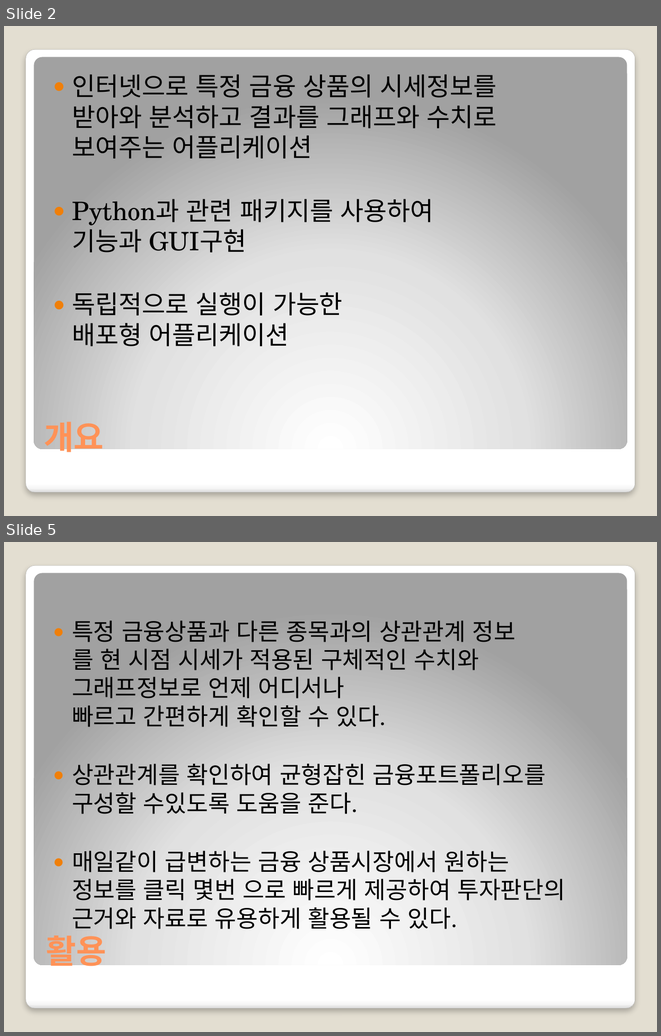
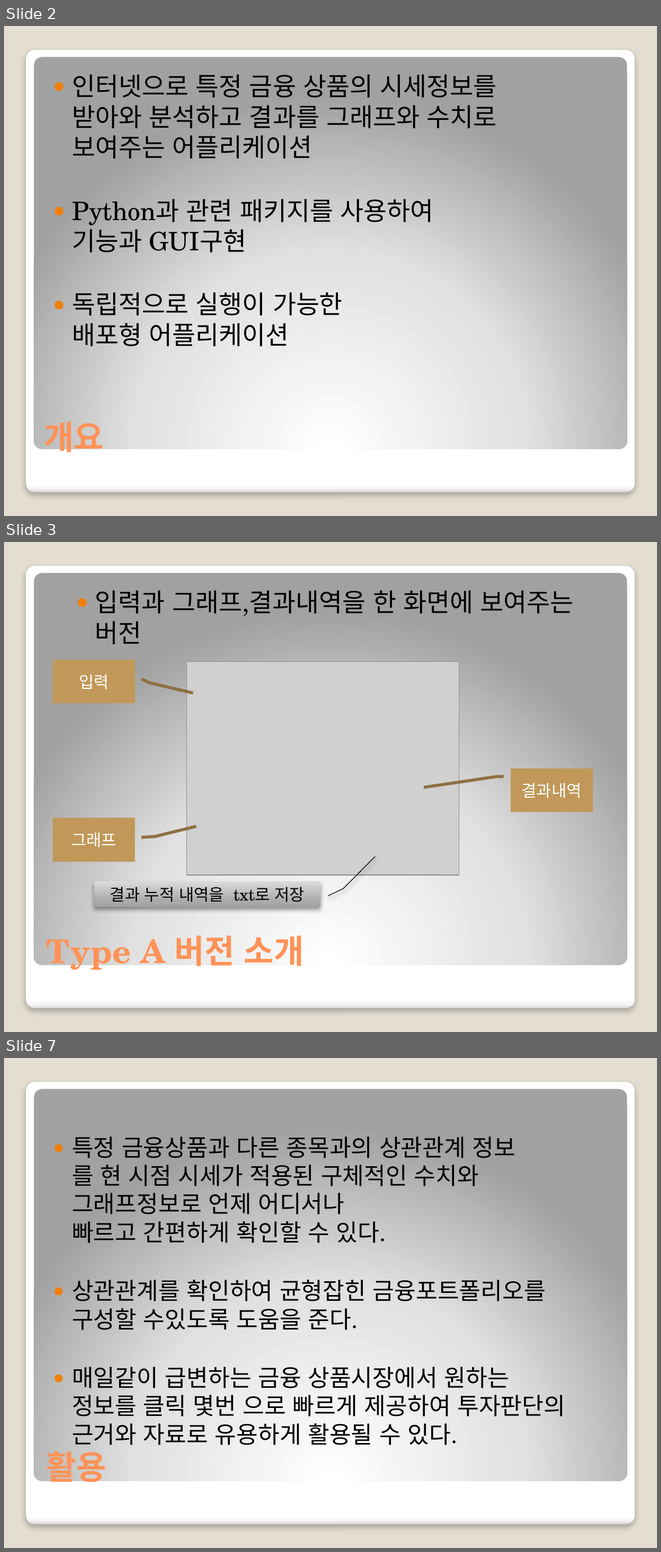
Before and after one commit to nbvc1003/stockAnalyst, a slide deck: 중간프로젝트2차_금융상품 분석툴20191224.pptx. Shown one above the other, each under a label of ours: slides 2 and 5 before the commit, slides 2, 3 and 7 after it; the slides between them are not shown. The pictures are 661x1036 and 661x1552 pixels, drawn with LibreOffice and Linux fonts; fonts in the diff are those of the drawing; grey boxes stand for pictures. Boxes give left, top, right and bottom in pixels: in the first picture for what was removed or moved away, otherwise in the second. Text is boxed around its words. In the diff, an @@ line names an element or a change of style, - is before the commit and + after.

```diff
--- a/중간프로젝트2차_금융상품 분석툴20191224.pptx
+++ b/중간프로젝트2차_금융상품 분석툴20191224.pptx
@@ slide 3 added at (4,542,657,1032), background #E3DED1; not listed: 2 template elements that a slide beside it also shows @@
@@ text added at (95,590,574,644), 28 pt, text #000000 @@
+● 입력과 그래프,결과내역을 한 화면에 보여주는 버전
@@ callout added at (53,660,135,703), fill #C19859, outline #8F7042 3.35 pt, 18 pt, text #FFFFFF @@
+입력
@@ picture added at (187,661,459,875) @@
@@ callout added at (511,768,593,812), fill #C19859, outline #8F7042 3.35 pt, 18 pt, text #FFFFFF @@
+결과내역
@@ callout added at (53,818,135,861), fill #C19859, outline #8F7042 3.35 pt, 18 pt, text #FFFFFF @@
+그래프
@@ callout added at (94,881,320,906), fill gradient #A2A2A2 to #ABABAB to #DCDCDC, outline #000000 0.75 pt, 18 pt, text #000000 @@
+결과 누적 내역을 txt로 저장
@@ title added at (46,935,303,973), 36 pt, text #FF9258, bold @@
+Type A 버전 소개
@@ what was slide 5 is now slide 7 @@
```
Also in this commit, not shown: 1 slide changed, 2 other slides added, 1 slide removed.
